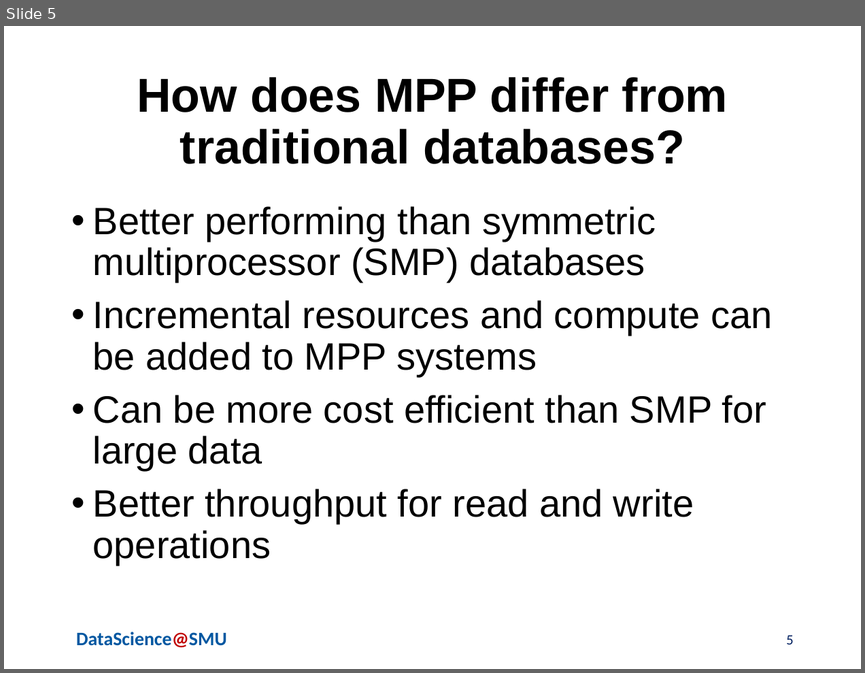
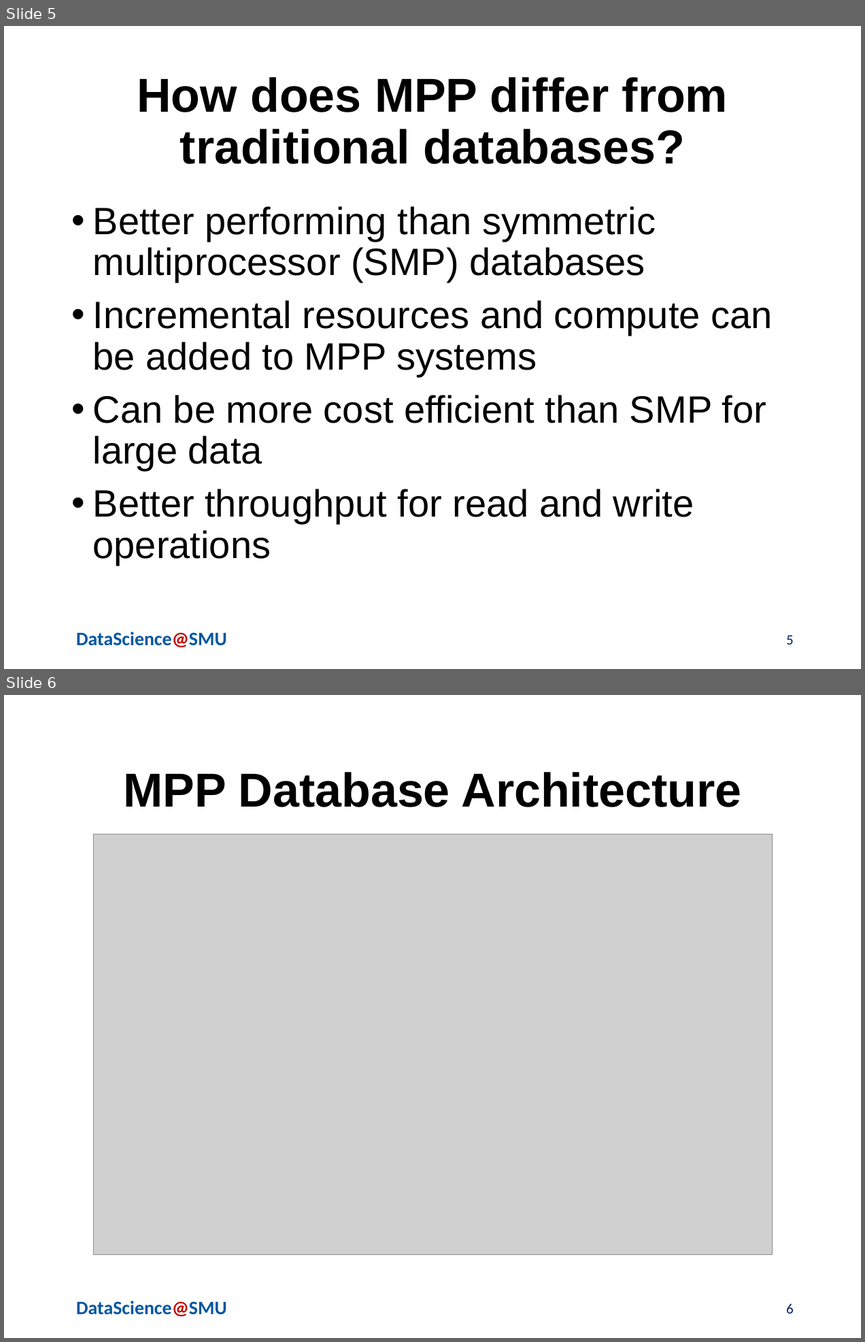
Before and after one commit to jbcroom/MSDS7330Project, a slide deck: Croom_Barker_Dixit_Presentation.pptx. Shown one above the other, each under a label of ours: slide 5 before the commit, slides 5 and 6 after it. The pictures are 865x673 and 865x1342 pixels, drawn with LibreOffice and Linux fonts; fonts in the diff are those of the drawing; grey boxes stand for pictures; background and template pictures are left out. Boxes give left, top, right and bottom in pixels: in the first picture for what was removed or moved away, otherwise in the second. Text is boxed around its words. In the diff, an @@ line names an element or a change of style, - is before the commit and + after.

```diff
--- a/Croom_Barker_Dixit_Presentation.pptx
+++ b/Croom_Barker_Dixit_Presentation.pptx
@@ slide 6 added at bbox=[4, 695, 861, 1338], background #FFFFFF; not listed: 1 template element that a slide beside it also shows @@
@@ title added at bbox=[123, 772, 742, 807], 40 pt, text #000000, bold @@
+MPP Database Architecture
@@ picture added at bbox=[93, 834, 772, 1254] @@
@@ page number added at bbox=[786, 1303, 793, 1313], 12 pt, text #002060 @@
+6
```
Also in this commit, not shown: 1 slide changed, 3 other slides added, 4 slides removed.
